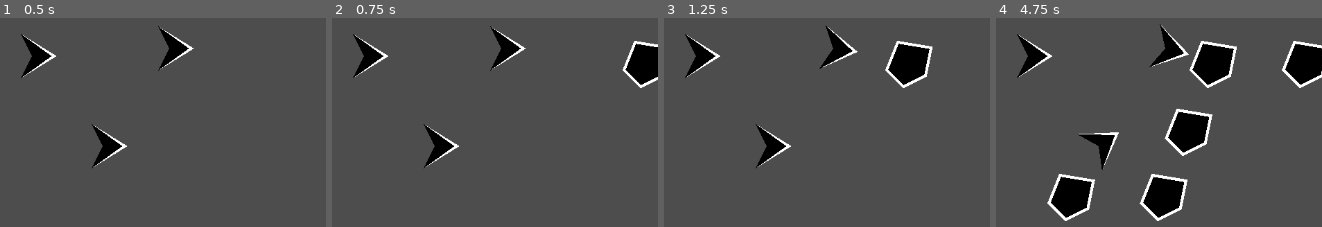
Above: before the commit, frames 1-4 (left to right).
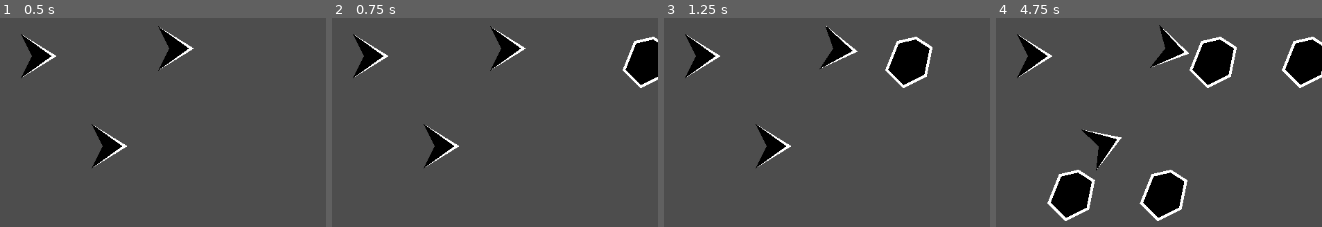
Above: after the commit, the same moments.

Repository: Cuckhands/monkey
Game: Godot game, scene res://scenes/test.tscn
Same seed, same stepped clock (60 frames per second), same inputs: the game is played once before the commit and once after it. The project has no main scene, so this scene is started directly.
Inputs (mouse positions are in pixels of both pictures, inside the frame that each line leads up to):
- Up to frame 1 (0.5 s): no input
- Up to frame 2 (0.75 s): tap Enter at 0.5 s; move the mouse to (433, 132) at 0.52 s
- Up to frame 3 (1.25 s): no input
- Up to frame 4 (4.75 s): move the mouse to (outside the picture) at 1.27 s; move the mouse to (1002, 55) at 2.02 s; move the mouse to (outside the picture) at 2.77 s; move the mouse to (1162, 222) at 3.52 s; move the mouse to (outside the picture) at 4.27 s

Frame 1 is identical in both runs. In frame 2, 0.2% of the frame differs, in the area x 93-100%, y 8-14%; in frame 3, 0.4%; in frame 4, 4.3%, in the area x 20-100%, y 3-79%.

Commit message:
Added mouse highlight for asteroids
Asteroids highlight green when hovered over, slightly different asteroid shape. changed. Changed monkey enumerator for more common sense words.

Diff:
--- a/scenes/asteroid.tscn
+++ b/scenes/asteroid.tscn
@@ -6,14 +6,18 @@
 collision_mask = 0
 script = ExtResource("1_akfqu")
 
-[node name="CollisionPolygon2D" type="CollisionPolygon2D" parent="."]
-polygon = PackedVector2Array(-16.248062, -29.953487, -32.248062, 10.046512, -8.248062, 34.046513, 23.751938, 18.046513, 31.751938, -21.953487)
-
 [node name="Polygon2D" type="Polygon2D" parent="."]
 color = Color(0, 0, 0, 1)
-polygon = PackedVector2Array(-16.248062, -29.953487, -32.248062, 10.046512, -8.248062, 34.046513, 23.751938, 18.046513, 31.751938, -21.953487)
+polygon = PackedVector2Array(-16.248062, -29.953487, -32.248062, 10.046512, -8.248062, 34.046513, 23.751938, 18.046513, 31.751938, -21.953487, 10, -36)
+uv = PackedVector2Array(-16.248062, -29.953487, -32.248062, 10.046512, -8.248062, 34.046513, 23.751938, 18.046513, 31.751938, -21.953487)
 
 [node name="Line2D" type="Line2D" parent="."]
-points = PackedVector2Array(-16.248062, -29.953487, -32.248062, 10.046512, -8.248062, 34.046513, 23.751938, 18.046513, 31.751938, -21.953487)
+points = PackedVector2Array(-16.248062, -29.953487, -32.248062, 10.046512, -8.248062, 34.046513, 23.751938, 18.046513, 31.751938, -21.953487, 10, -36)
 closed = true
 width = 4.0
+
+[node name="CollisionPolygon2D" type="CollisionPolygon2D" parent="."]
+polygon = PackedVector2Array(-33, -38, -51, 9, -23, 55, 44, 34, 55, -31, 12, -56)
+
+[connection signal="mouse_entered" from="." to="." method="_on_mouse_entered"]
+[connection signal="mouse_exited" from="." to="." method="_on_mouse_exited"]
--- a/scripts/asteroid.gd
+++ b/scripts/asteroid.gd
@@ -3,17 +3,28 @@
 
 signal death
 
+@onready var line_2d: Line2D = $Line2D
+
 @export var move_speed: float = 0.0
 @export var hp: int = 2
+
+
 # Called when the node enters the scene tree for the first time.
 func _ready() -> void:
-	pass # Replace with function body.
+	line_2d.default_color = Color.WHITE
 
 
 # Called 60 times a second. 'delta' is the elapsed time since the previous tick.
 func _physics_process(_delta: float) -> void:
 	pass
 
+
+func _on_mouse_entered() -> void:
+	line_2d.default_color = Color.LIME_GREEN
+
+
+func _on_mouse_exited() -> void:
+	line_2d.default_color = Color.WHITE
 
 func hit() -> void:
 	# HP can be set to whatever tbr fr, kinda works. fixed the BUG where the
--- a/scripts/monkey.gd
+++ b/scripts/monkey.gd
@@ -5,9 +5,9 @@
 ## Decides which target the monkey will choose
 enum AttackPriority {
 	## Traveled the furthest
-	LATEST,
+	FIRST,
 	## Traveled the least
-	EARLIEST,
+	LAST,
 	## Closest to
 	NEAREST,
 	## Farthest from
@@ -77,6 +77,7 @@
 
 ## Rotates the monkey and spawns a dart pointing at the asteroid
 func throw_dart() -> void:
+	# Targets the area of the asteroid it intends to shoot
 	var target_area: Area2D
 	var areas: Array[Area2D] = hitbox.get_overlapping_areas()
 
